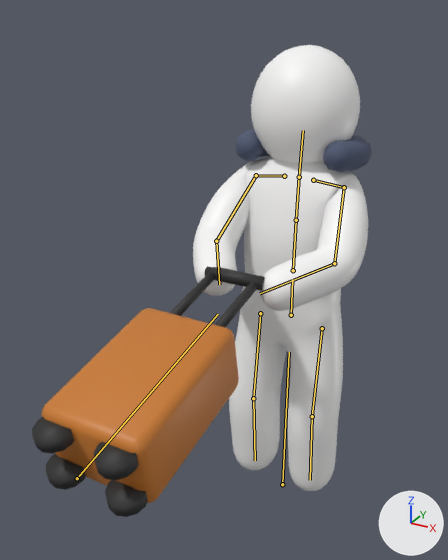
What one commit did to the FBX model assets/cp_character_rigged.fbx.
Camera for both pictures: a 50 mm lens placed at (0.411, -1.021, 0.979), pointed at (-0.119, -0.057, 0.497). Every picture has the same lights, and +X, +Y and +Z are marked at lower right. The picture after the commit comes second. Both versions are drawn at frame 39 of the action 'CP_CarrierTornado'; the numbers are the values there. The bones that change, and the others that lie on the model, are drawn over the model as lines.

Names of what the first picture shows: 'CP_Character', 'PR_Carrier'.
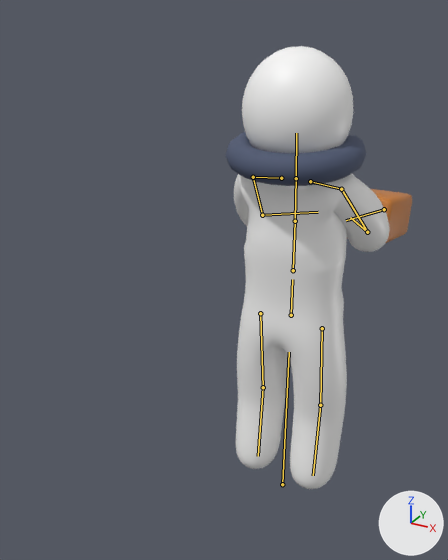
Where the change shows, as pixel boxes [x1, y1, x2, y2] in the pictures (448 x 560 px):
'CP_Character', posed (8% narrower): before [193, 45, 372, 491]; after [225, 46, 389, 489]
'PR_Carrier', posed: before [32, 266, 265, 517]; after [347, 189, 412, 243]
bone 'UpperArm.L', root to tip: before (344, 187) to (334, 263); after (253, 177) to (262, 215)
bone 'LowerArm.L', root to tip: before (334, 263) to (260, 293); after (262, 215) to (318, 212)
bone 'UpperArm.R', root to tip: before (256, 175) to (216, 241); after (341, 189) to (367, 232)
bone 'LowerArm.R', root to tip: before (216, 241) to (219, 284); after (367, 232) to (350, 217)
bone 'Prop.Case', root to tip: before (77, 478) to (218, 314); after (384, 209) to (346, 220)

What the commit changed:
Bone 'Hips' (bone_hips) turns from (0, 0, 0) to (0, 180, 0) degrees about its own x, y and z.
Bone 'UpperArm.L' (bone_upperarm_l) turns from (-43, -11, -2) to (-42, -11, 0) degrees about its own x, y and z.
Bone 'LowerArm.L' (bone_lowerarm_l) turns from (-34, 8, 16) to (-37, 8, 15) degrees about its own x, y and z.
Bone 'UpperArm.R' (bone_upperarm_r) turns from (-43, 11, 2) to (-42, 11, 0) degrees about its own x, y and z.
Bone 'LowerArm.R' (bone_lowerarm_r) turns from (-34, -8, -16) to (-37, -8, -15) degrees about its own x, y and z.
Bone 'Prop.Case' (bone_prop_case) moves from (0.242, 0.444, 0.627) to (0.266, 0.444, -0.583).
Bone 'Prop.Case' (bone_prop_case) turns from (-90, -11, 90) to (90, 11, 90) degrees about its own x, y and z.
